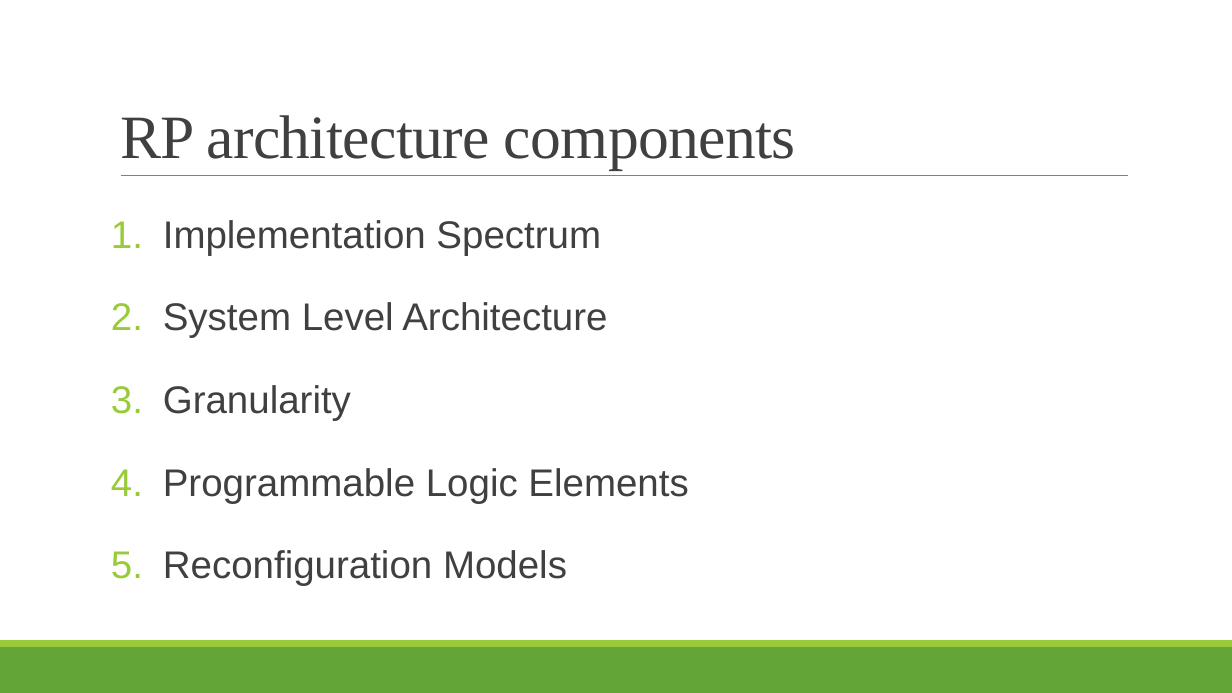
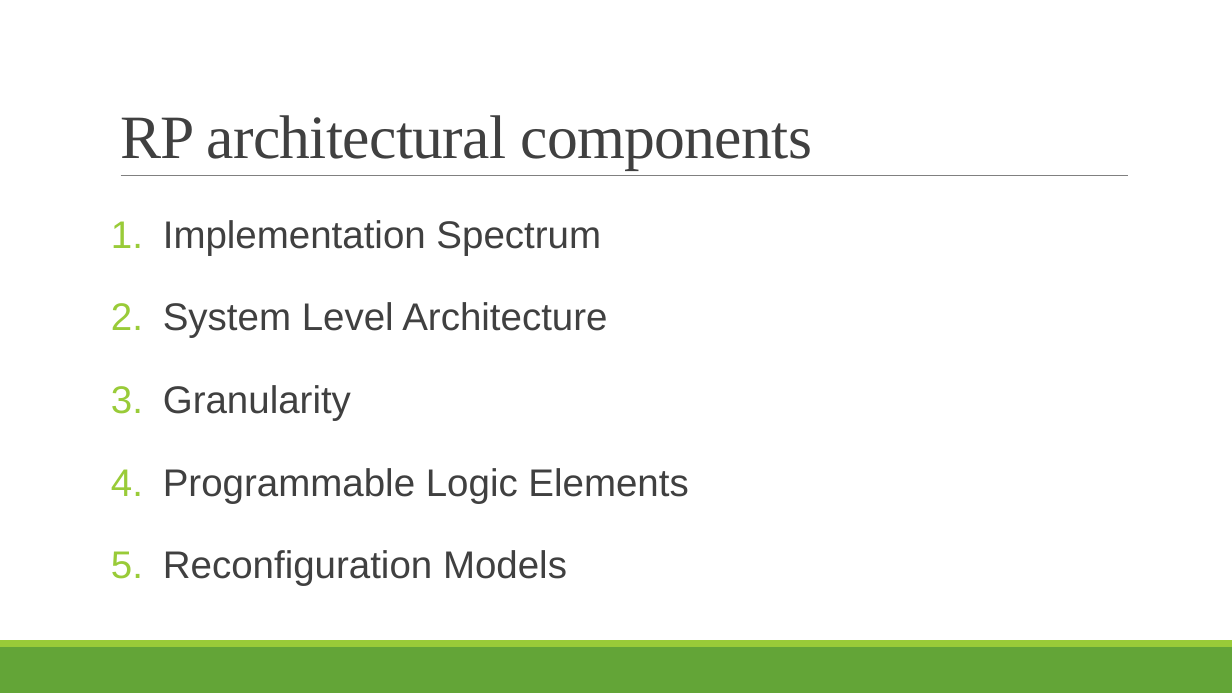
Before and after one commit to puthukkaden/Reconfigrable_Processor_Architecture, a slide deck: slide 18 of Presentation/Presentation1.pptx. Drawn at 1232x693 pixels with LibreOffice and Linux fonts; fonts in the diff are those of the drawing. Boxes give left, top, right and bottom in pixels: in the first picture for what was removed or moved away, otherwise in the second. Text is boxed around its words. In the diff, an @@ line names an element or a change of style, - is before the commit and + after.

```diff
--- a/Presentation/Presentation1.pptx
+++ b/Presentation/Presentation1.pptx
@@ title at [120,115,812,169]: text changed @@
-RP architecture components
+RP architectural components
```
Also in this commit, not shown: 5 other slides changed, 11 slides added, 2 other files.
